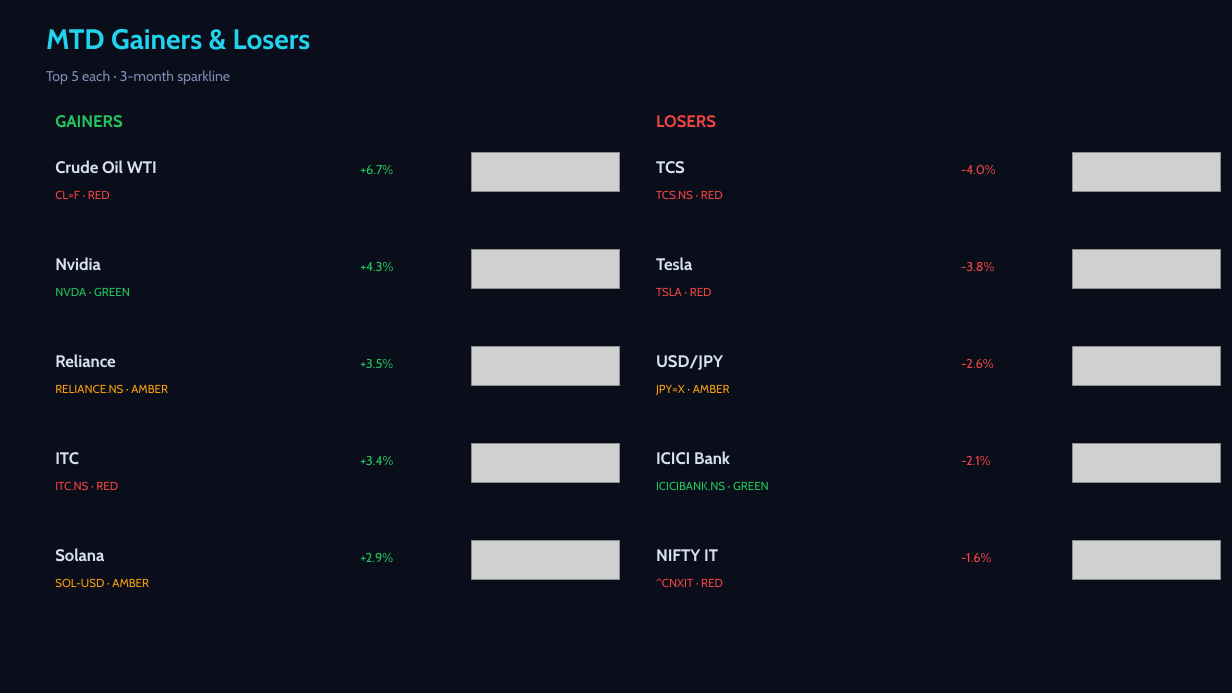
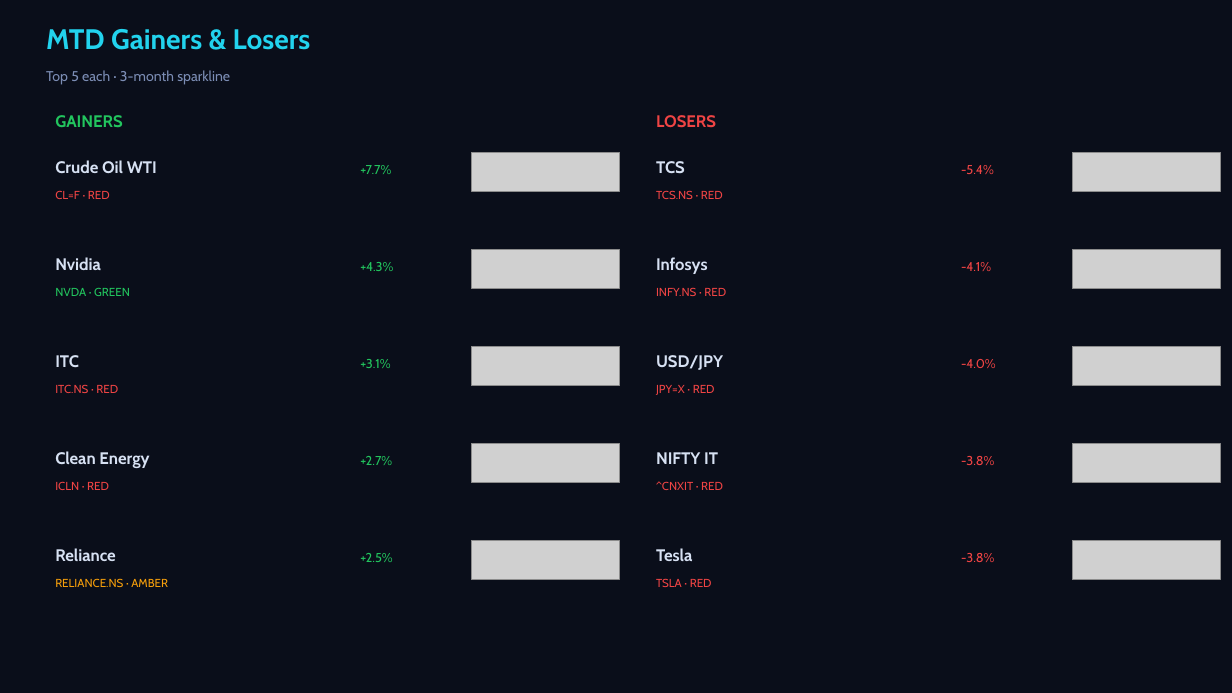
Before and after one commit to Pravkum23/pmr-terminal, a slide deck: slide 2 of docs/pmr_daily.pptx. Drawn at 1232x693 pixels with LibreOffice and Linux fonts; fonts in the diff are those of the drawing; grey boxes stand for pictures. Boxes give left, top, right and bottom in pixels: in the first picture for what was removed or moved away, otherwise in the second. Text is boxed around its words. In the diff, an @@ line names an element or a change of style, - is before the commit and + after.

```diff
--- a/docs/pmr_daily.pptx
+++ b/docs/pmr_daily.pptx
@@ text at (x1=360, y1=165, x2=391, y2=174): text changed @@
-+6.7%
++7.7%
@@ text at (x1=961, y1=165, x2=994, y2=174): text changed @@
--4.0%
+-5.4%
@@ text at (x1=656, y1=257, x2=708, y2=274): text changed @@
-Tesla
+Infosys
@@ text at (x1=961, y1=262, x2=991, y2=271): text changed @@
--3.8%
+-4.1%
@@ text at (x1=656, y1=287, x2=726, y2=296): text changed @@
-TSLA · RED
+INFY.NS · RED
@@ text "ITC" moved from (x1=55, y1=452, x2=79, y2=465) to (x1=55, y1=355, x2=79, y2=368) @@
@@ text removed at (x1=55, y1=354, x2=116, y2=367) @@
-Reliance
@@ text at (x1=360, y1=359, x2=390, y2=368): text changed @@
-+3.5%
++3.1%
@@ text at (x1=961, y1=359, x2=996, y2=368): text changed @@
--2.6%
+-4.0%
@@ text at (x1=55, y1=384, x2=118, y2=393): text changed; text colour #F59E0B to #EF4444 @@
-RELIANCE.NS · AMBER
+ITC.NS · RED
@@ text at (x1=656, y1=385, x2=715, y2=395): text changed; text colour #F59E0B to #EF4444 @@
-JPY=X · AMBER
+JPY=X · RED
@@ text "NIFTY IT" moved from (x1=656, y1=549, x2=718, y2=561) to (x1=656, y1=452, x2=718, y2=464) @@
@@ text added at (x1=55, y1=451, x2=149, y2=468), 13 pt, text #D7E1F3, bold @@
+Clean Energy
@@ text at (x1=360, y1=456, x2=392, y2=465): text changed @@
-+3.4%
++2.7%
@@ text removed at (x1=656, y1=451, x2=730, y2=464) @@
-ICICI Bank
@@ text at (x1=961, y1=456, x2=994, y2=465): text changed @@
--2.1%
+-3.8%
@@ text at (x1=55, y1=481, x2=109, y2=490): text changed @@
-ITC.NS · RED
+ICLN · RED
@@ text at (x1=656, y1=481, x2=723, y2=490): text changed; text colour #22C55E to #EF4444 @@
-ICICIBANK.NS · GREEN
+^CNXIT · RED
@@ text at (x1=55, y1=548, x2=116, y2=561): text changed @@
-Solana
+Reliance
@@ text at (x1=360, y1=553, x2=392, y2=562): text changed @@
-+2.9%
++2.5%
@@ text added at (x1=656, y1=548, x2=692, y2=561), 13 pt, text #D7E1F3, bold @@
+Tesla
@@ text at (x1=961, y1=553, x2=994, y2=562): text changed @@
--1.6%
+-3.8%
@@ text at (x1=55, y1=578, x2=168, y2=587): text changed @@
-SOL-USD · AMBER
+RELIANCE.NS · AMBER
@@ text at (x1=656, y1=578, x2=712, y2=587): text changed @@
-^CNXIT · RED
+TSLA · RED
```
Also in this commit, not shown: 3 other slides changed, 3 other files.
